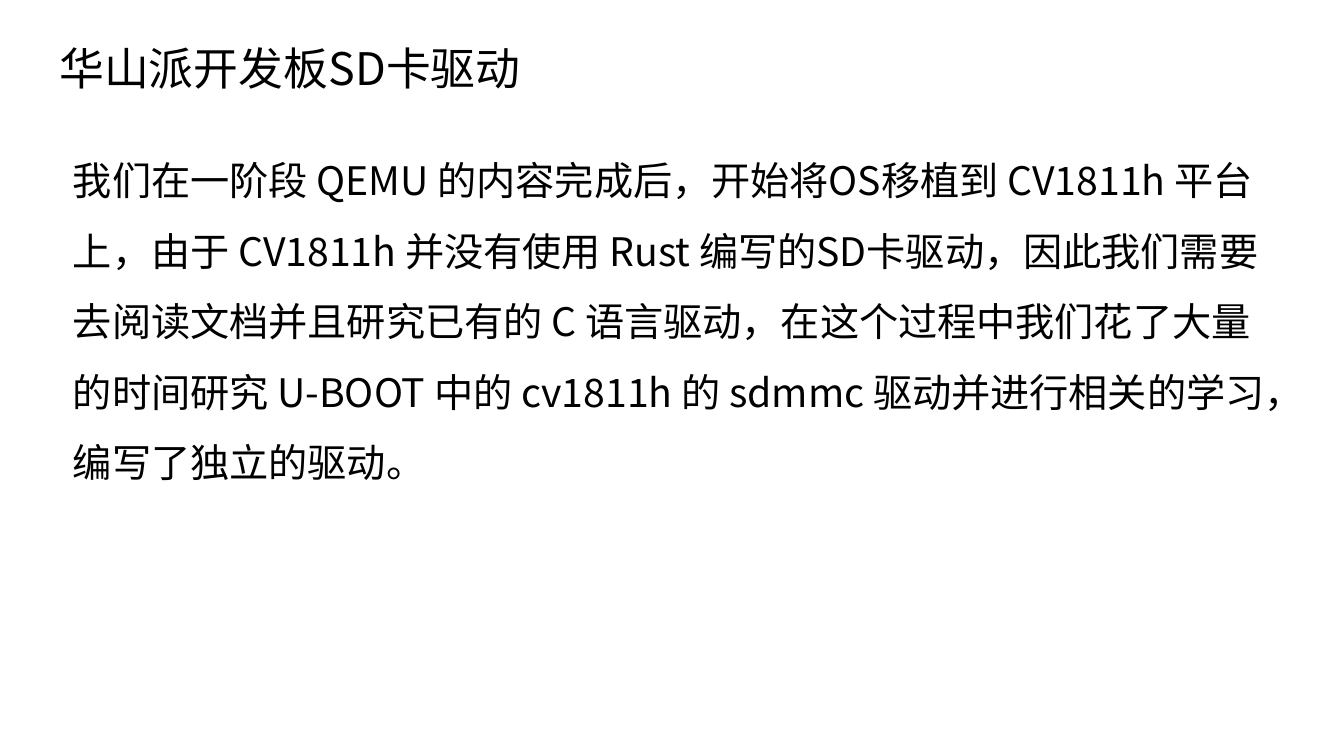
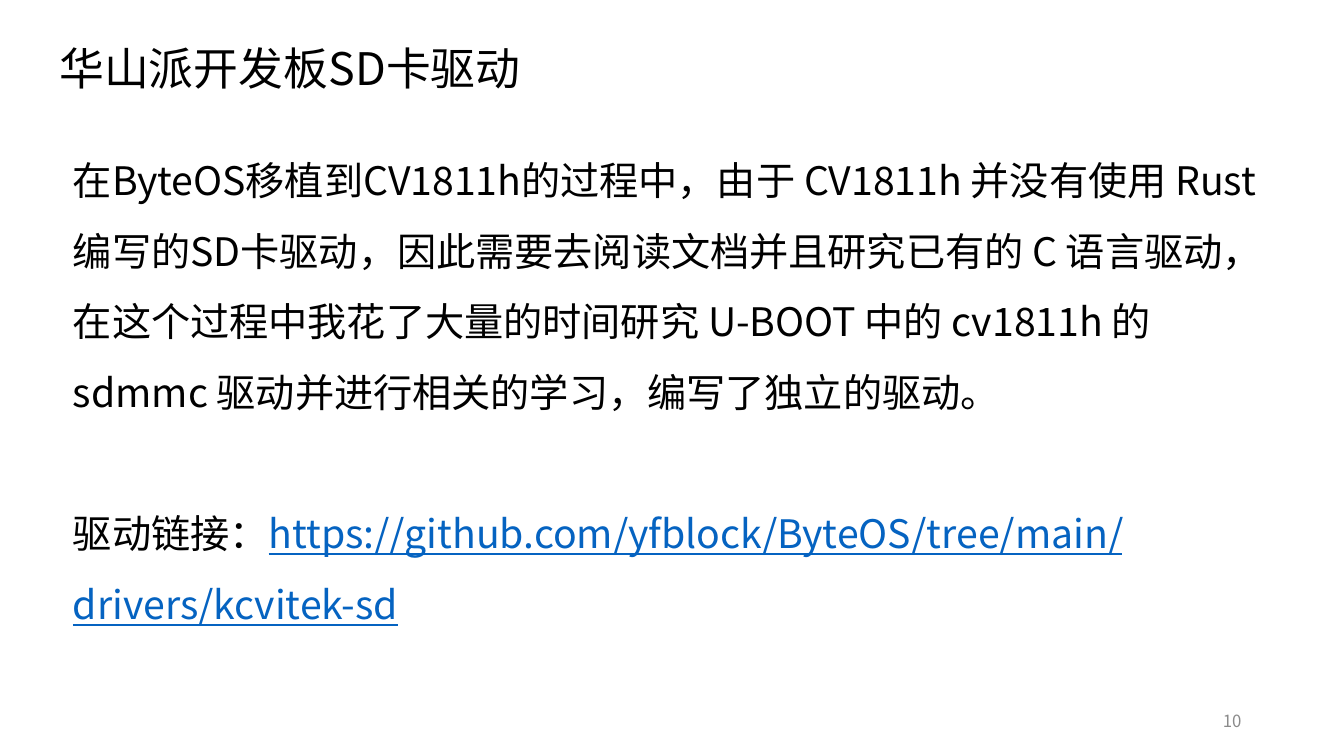
Before and after one commit to Byte-OS/ByteOS, a slide deck: slide 10 of docs/ByteOS设计分享.pptx (slide 11 before the commit). Drawn at 1344x756 pixels with LibreOffice and Linux fonts; fonts in the diff are those of the drawing. Boxes give left, top, right and bottom in pixels: in the first picture for what was removed or moved away, otherwise in the second. Text is boxed around its words. In the diff, an @@ line names an element or a change of style, - is before the commit and + after.

```diff
--- a/docs/ByteOS设计分享.pptx
+++ b/docs/ByteOS设计分享.pptx
@@ text at (73,162,1262,626): text changed @@
-我们在一阶段 QEMU 的内容完成后，开始将OS移植到 CV1811h 平台上，由于 CV1811h 并没有使用 Rust 编写的SD卡驱动，因此我们需要去阅读文档并且研究已有的 C 语言驱动，在这个过程中我们花了大量的时间研究 U-BOOT 中的 cv1811h 的 sdmmc 驱动并进行相关的学习，编写了独立的驱动。
+在ByteOS移植到CV1811h的过程中，由于 CV1811h 并没有使用 Rust 编写的SD卡驱动，因此需要去阅读文档并且研究已有的 C 语言驱动，在这个过程中我花了大量的时间研究 U-BOOT 中的 cv1811h 的 sdmmc 驱动并进行相关的学习，编写了独立的驱动。
+驱动链接：https://github.com/yfblock/ByteOS/tree/main/drivers/kcvitek-sd
@@ page number added at (1223,714,1242,727), 12 pt, text #8C8C8C @@
+10
```
Also in this commit, not shown: 15 other slides changed, 1 slide added, 1 slide removed.
